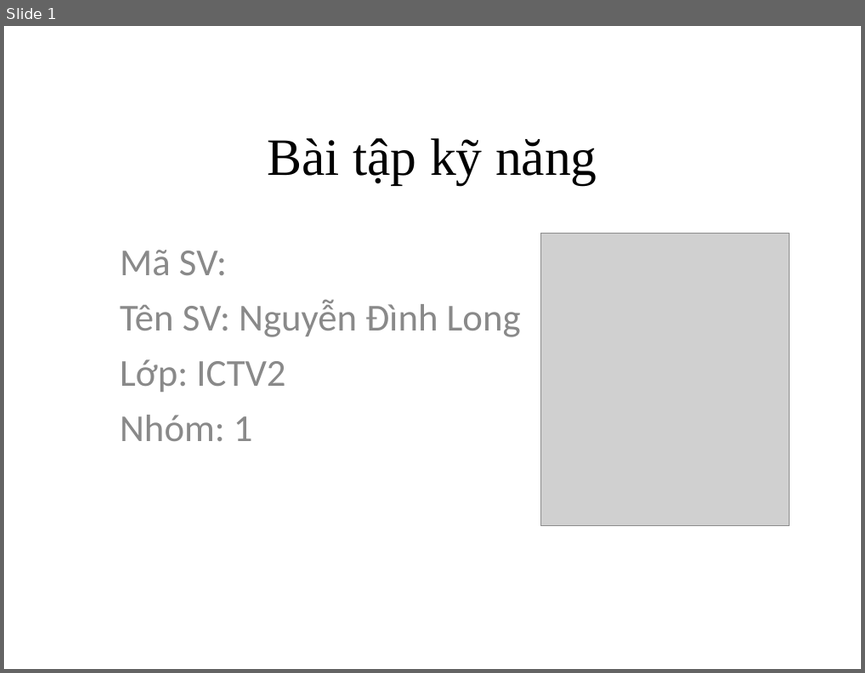
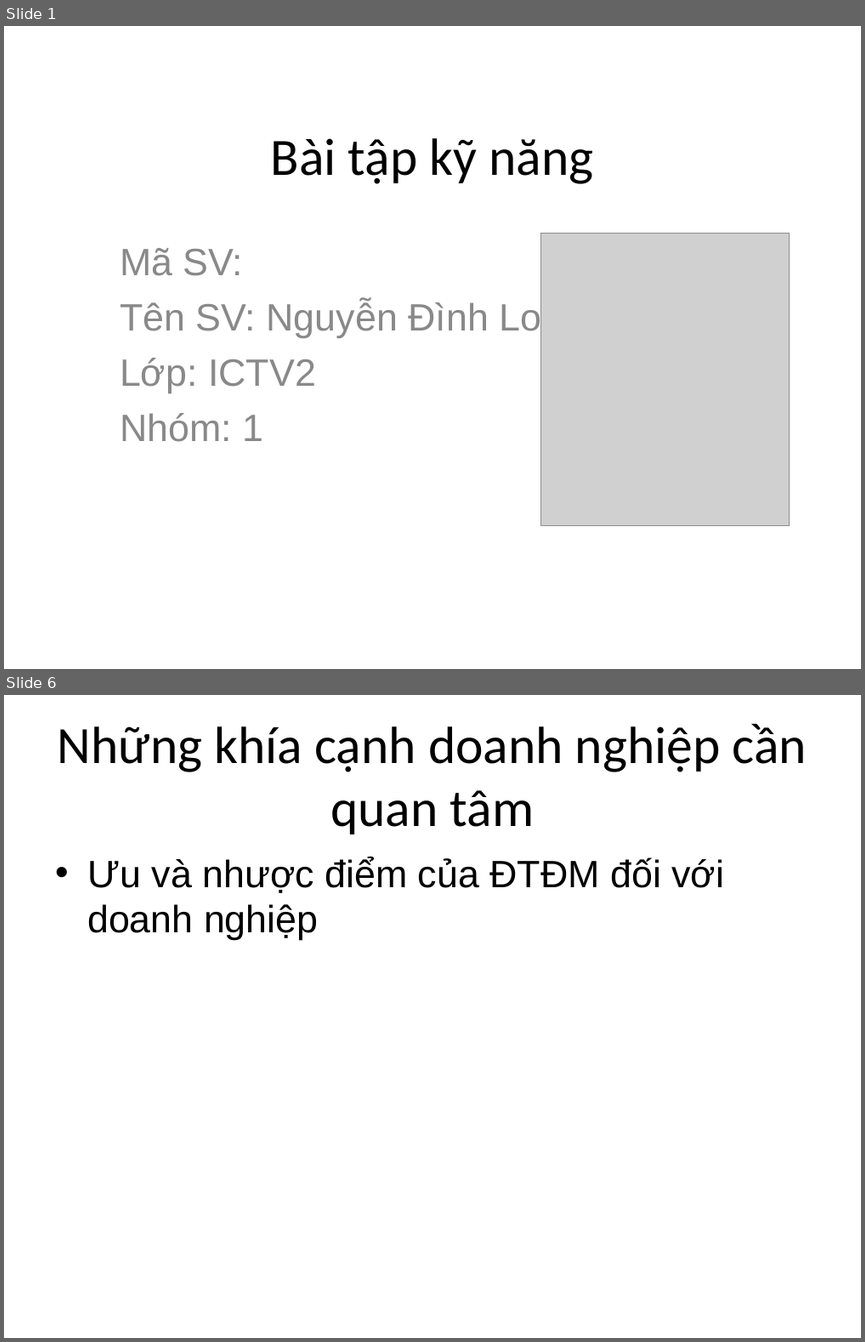
Before and after one commit to ndlongit/longnd-data, a slide deck: Temp/Bai tap ky nang - NDL.ppt. Shown one above the other, each under a label of ours: slide 1 before the commit, slides 1 and 6 after it; the slides between them are not shown. The pictures are 865x673 and 865x1342 pixels, drawn with LibreOffice and Linux fonts; fonts in the diff are those of the drawing; grey boxes stand for pictures. Boxes give left, top, right and bottom in pixels: in the first picture for what was removed or moved away, otherwise in the second. Text is boxed around its words. In the diff, an @@ line names an element or a change of style, - is before the commit and + after.

```diff
--- a/Temp/Bai tap ky nang - NDL.ppt
+++ b/Temp/Bai tap ky nang - NDL.ppt
@@ slide 6 added at (x1=4, y1=695, x2=861, y2=1338), background #FFFFFF @@
@@ title added at (x1=58, y1=723, x2=806, y2=834), 44 pt, text #000000 @@
+Những khía cạnh doanh nghiệp cần quan tâm
@@ text added at (x1=87, y1=857, x2=725, y2=940), 32 pt, text #000000 @@
+• Ưu và nhược điểm của ĐTĐM đối với doanh nghiệp
@@ slide 1 changed as well @@
@@ title "Bài tập kỹ năng" at (x1=271, y1=138, x2=593, y2=184): font Times New Roman to Calibri @@
@@ subtitle "Mã SV:" at (x1=120, y1=248, x2=584, y2=442): font Calibri to Arial @@
```
Also in this commit, not shown: 1 other slide changed, 3 other slides added, 2 slides removed.
